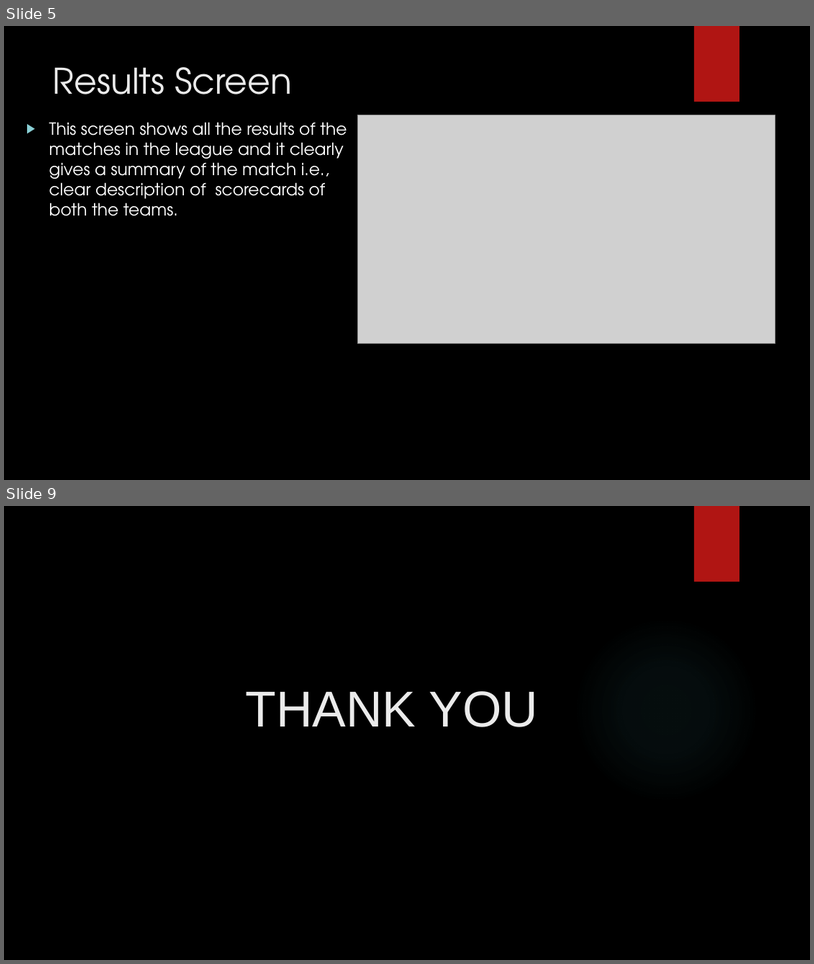
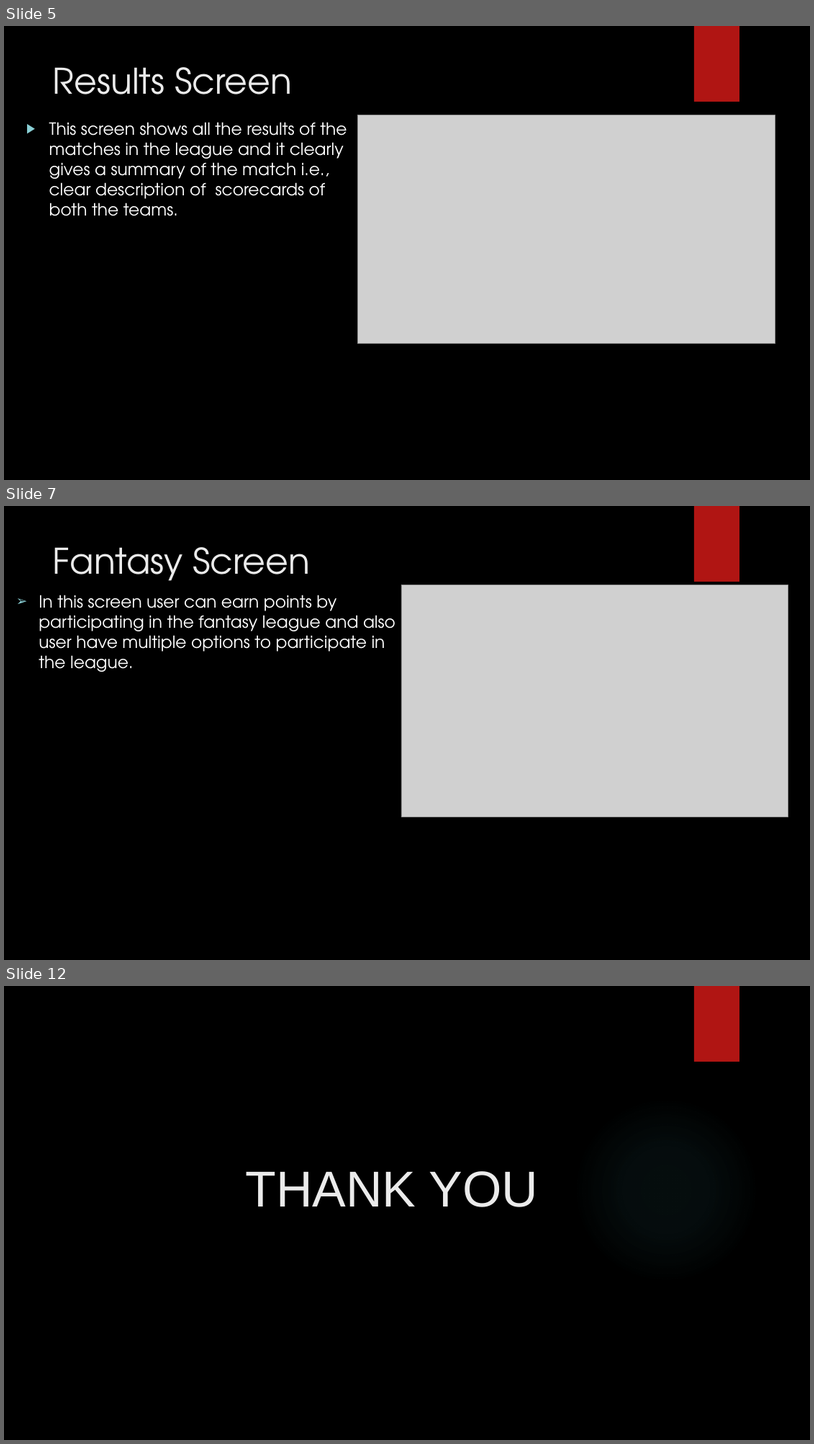
Before and after one commit to harshithreddypeddolla/Assignment-Cricketleague, a slide deck: Cricket League and Teams.pptx. Shown one above the other, each under a label of ours: slides 5 and 9 before the commit, slides 5, 7 and 12 after it; the slides between them are not shown. The pictures are 814x964 and 814x1444 pixels, drawn with LibreOffice and Linux fonts; fonts in the diff are those of the drawing; grey boxes stand for pictures; background and template pictures are left out. Boxes give left, top, right and bottom in pixels: in the first picture for what was removed or moved away, otherwise in the second. Text is boxed around its words. In the diff, an @@ line names an element or a change of style, - is before the commit and + after.

```diff
--- a/Cricket League and Teams.pptx
+++ b/Cricket League and Teams.pptx
@@ slide 7 added at box(4, 506, 810, 960), background picture (left out); not listed: 1 template element that a slide beside it also shows @@
@@ title added at box(53, 547, 311, 581), 42 pt, text #EBEBEB @@
+Fantasy Screen
@@ picture added at box(401, 584, 789, 817) @@
@@ text added at box(39, 595, 396, 672), 20 pt, text #FFFFFF @@
+➢ In this screen user can earn points by participating in the fantasy league and also user have multiple options to participate in the league.
@@ what was slide 9 is now slide 12 @@
```
Also in this commit, not shown: 5 slides changed, 2 other slides added.
